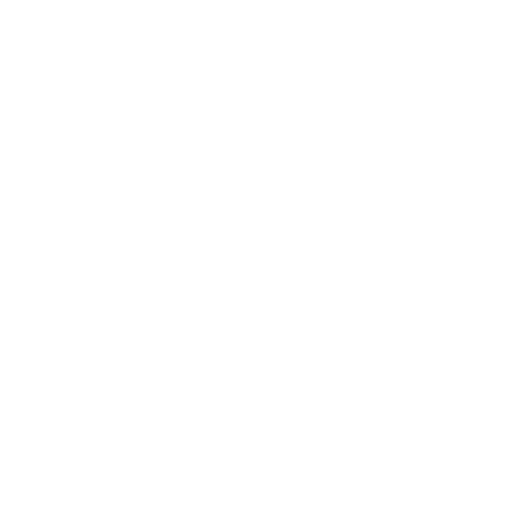
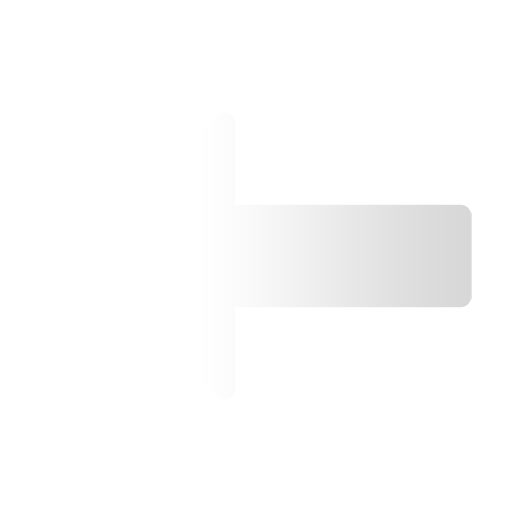
Layer changes from the first 512 x 512 image to the second:
pixels changed over [223, 113, 472, 399] (layer not identified)
